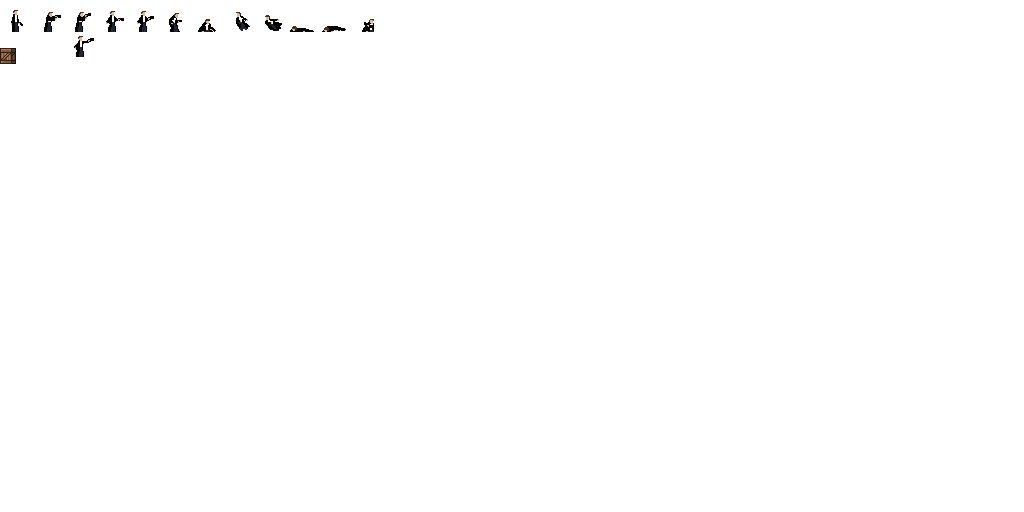
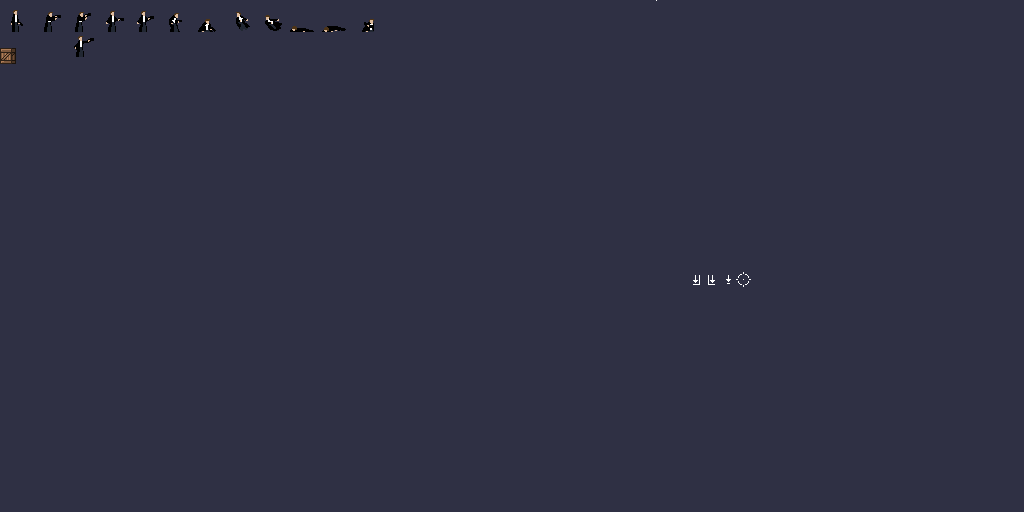
Layers edited between the first and the second 1024×512 image:
painted on "tiles" over [left=693, top=272, right=751, bottom=287]
showed "bg" over [left=0, top=0, right=1024, bottom=512]
